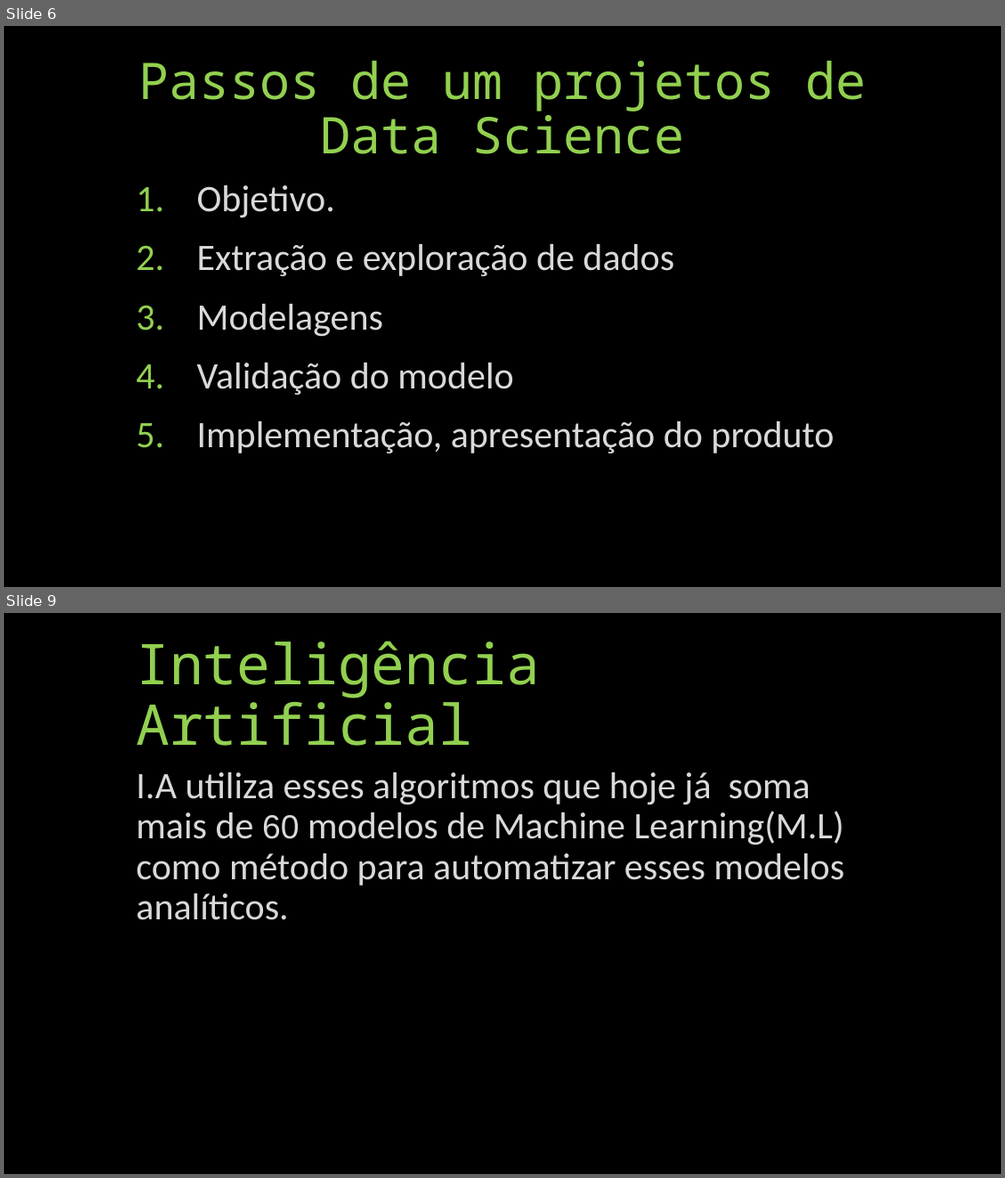
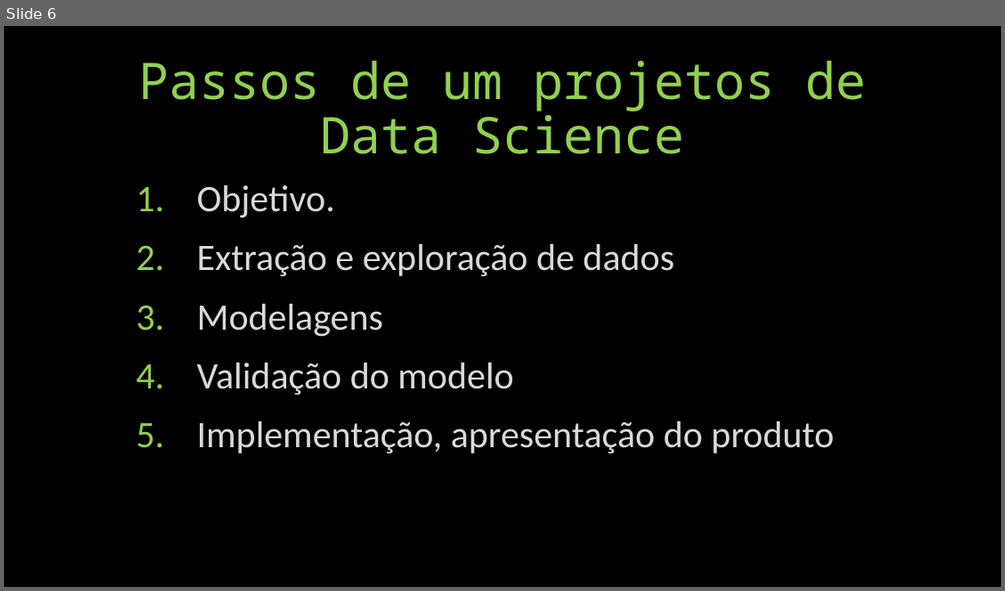
Before and after one commit to vitorioluis/Machine-Learning, a slide deck: IA/IA.pptx. Shown one above the other, each under a label of ours: slides 6 and 9 before the commit, slide 6 after it; the slides between them are not shown. The pictures are 1005x1178 and 1005x591 pixels, drawn with LibreOffice and Linux fonts; fonts in the diff are those of the drawing. Boxes give left, top, right and bottom in pixels: in the first picture for what was removed or moved away, otherwise in the second. Text is boxed around its words. In the diff, an @@ line names an element or a change of style, - is before the commit and + after.

```diff
--- a/IA/IA.pptx
+++ b/IA/IA.pptx
@@ slide 9 removed at (4,613,1001,1174), background #000000 @@
@@ title removed at (136,641,540,746) @@
-Inteligência Artificial
@@ text removed at (136,772,844,920) @@
-I.A utiliza esses algoritmos que hoje já soma mais de 60 modelos de Machine Learning(M.L) como método para automatizar esses modelos analíticos.
```
Also in this commit, not shown: 11 slides changed, 7 slides added, 3 other slides removed.
